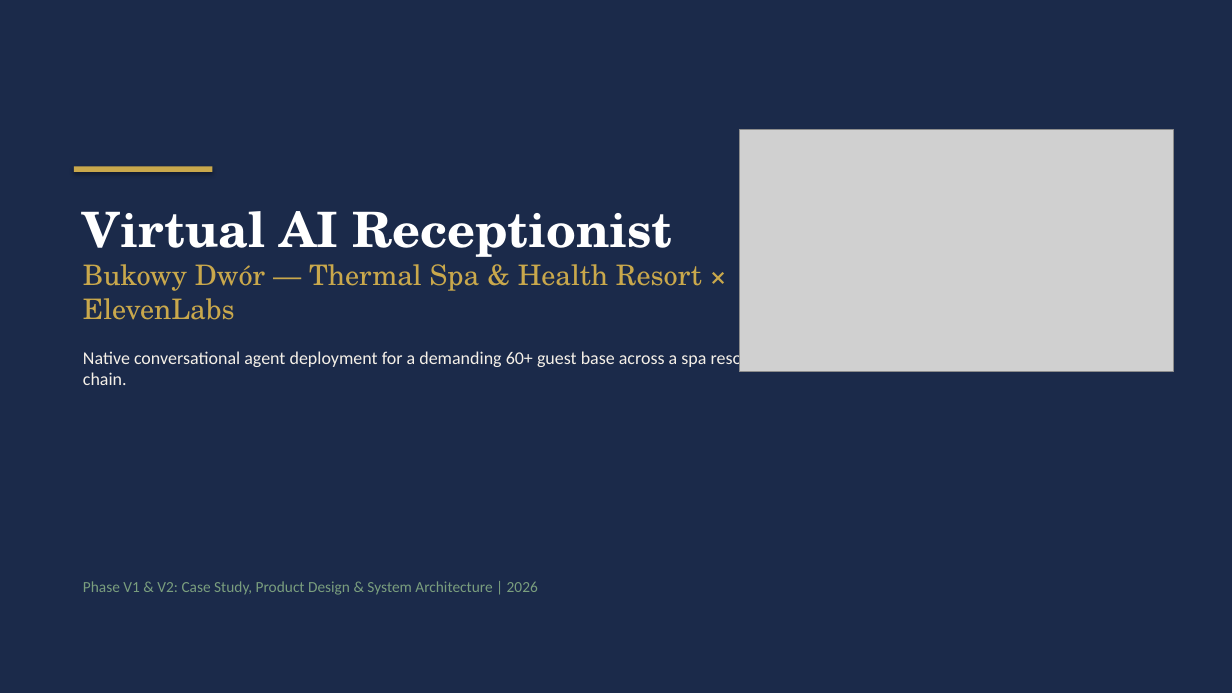
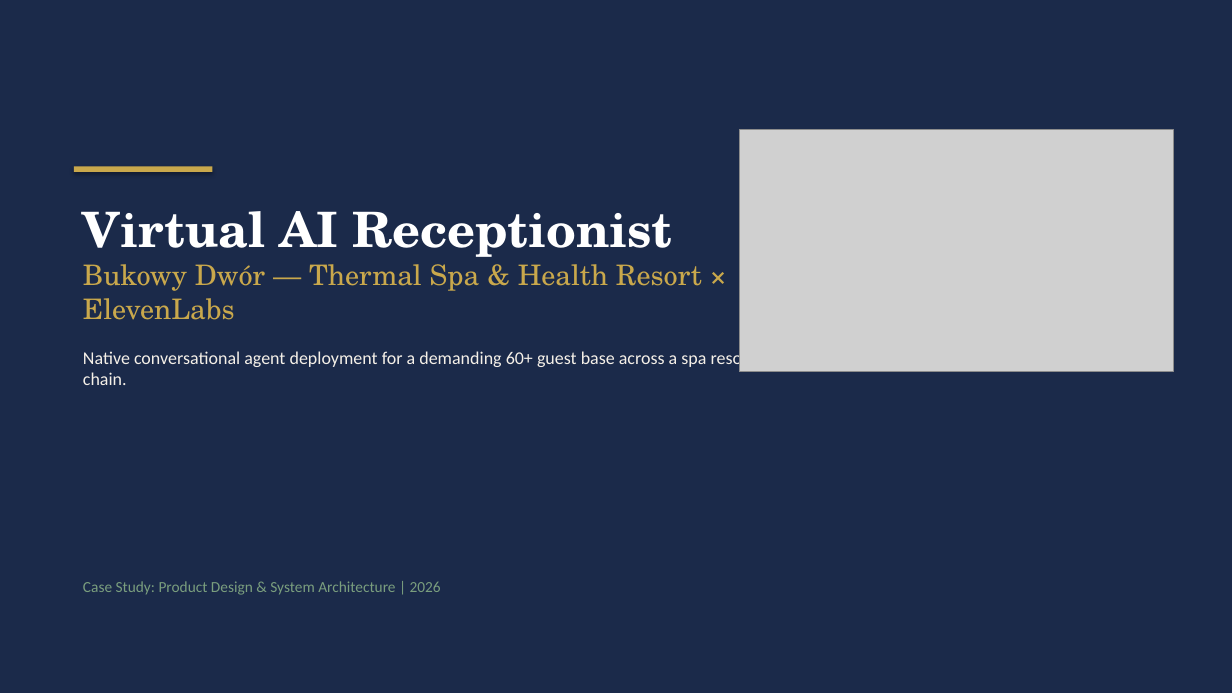
Before and after one commit to kpulka/Elevenlabs_SpaHotel_PoC, a slide deck: slide 1 of presentation/Bukowy_Dwor_Case_Study_EN.pptx. Drawn at 1232x693 pixels with LibreOffice and Linux fonts; fonts in the diff are those of the drawing; grey boxes stand for pictures. Boxes give left, top, right and bottom in pixels: in the first picture for what was removed or moved away, otherwise in the second. Text is boxed around its words. In the diff, an @@ line names an element or a change of style, - is before the commit and + after.

```diff
--- a/presentation/Bukowy_Dwor_Case_Study_EN.pptx
+++ b/presentation/Bukowy_Dwor_Case_Study_EN.pptx
@@ text at <box>83,581,441,595</box>: text changed @@
-Phase V1 & V2: Case Study, Product Design & System Architecture | 2026
+Case Study: Product Design & System Architecture | 2026
```
Also in this commit, not shown: 4 other slides changed, 33 other files.
